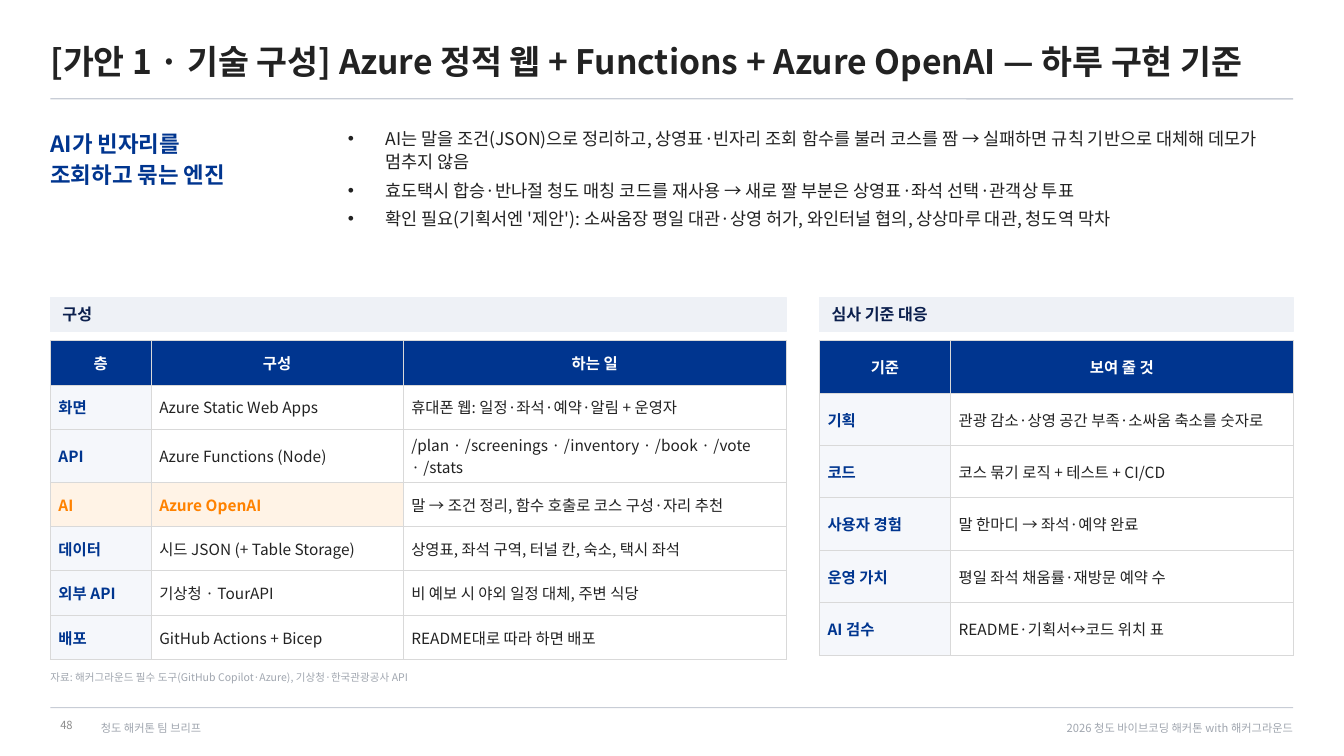
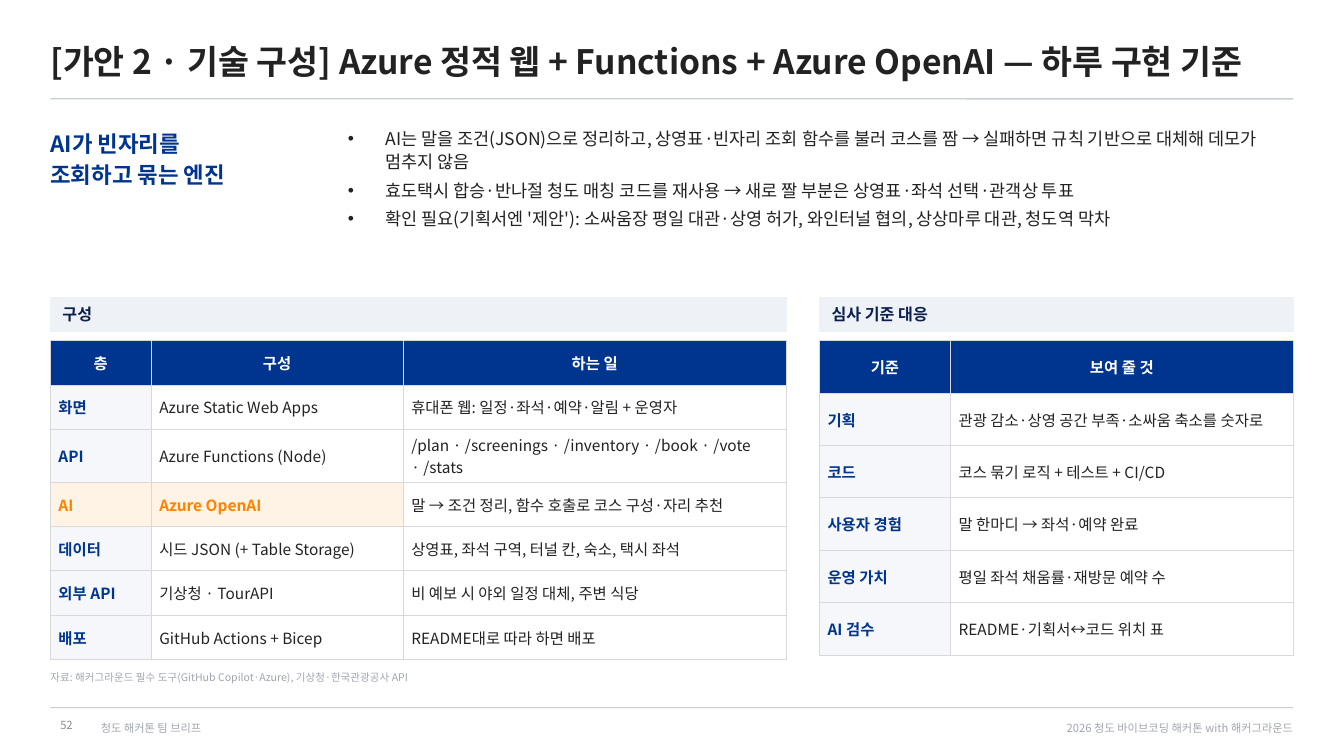
Before and after one commit to fordgril307-wq/Cheongdo_Hackathon, a slide deck: slide 52 of docs/team-brief/청도해커톤_팀브리프.pptx (slide 48 before the commit). Drawn at 1344x756 pixels with LibreOffice and Linux fonts; fonts in the diff are those of the drawing. Boxes give left, top, right and bottom in pixels: in the first picture for what was removed or moved away, otherwise in the second. Text is boxed around its words. In the diff, an @@ line names an element or a change of style, - is before the commit and + after.

```diff
--- a/docs/team-brief/청도해커톤_팀브리프.pptx
+++ b/docs/team-brief/청도해커톤_팀브리프.pptx
@@ title at (x1=50, y1=45, x2=1242, y2=82): text changed @@
-[가안 1 · 기술 구성] Azure 정적 웹 + Functions + Azure OpenAI — 하루 구현 기준
+[가안 2 · 기술 구성] Azure 정적 웹 + Functions + Azure OpenAI — 하루 구현 기준
@@ page number at (x1=60, y1=721, x2=72, y2=729): text changed @@
-48
+52
```
Also in this commit, not shown: 20 other slides changed, 4 slides added, 3 other files.
